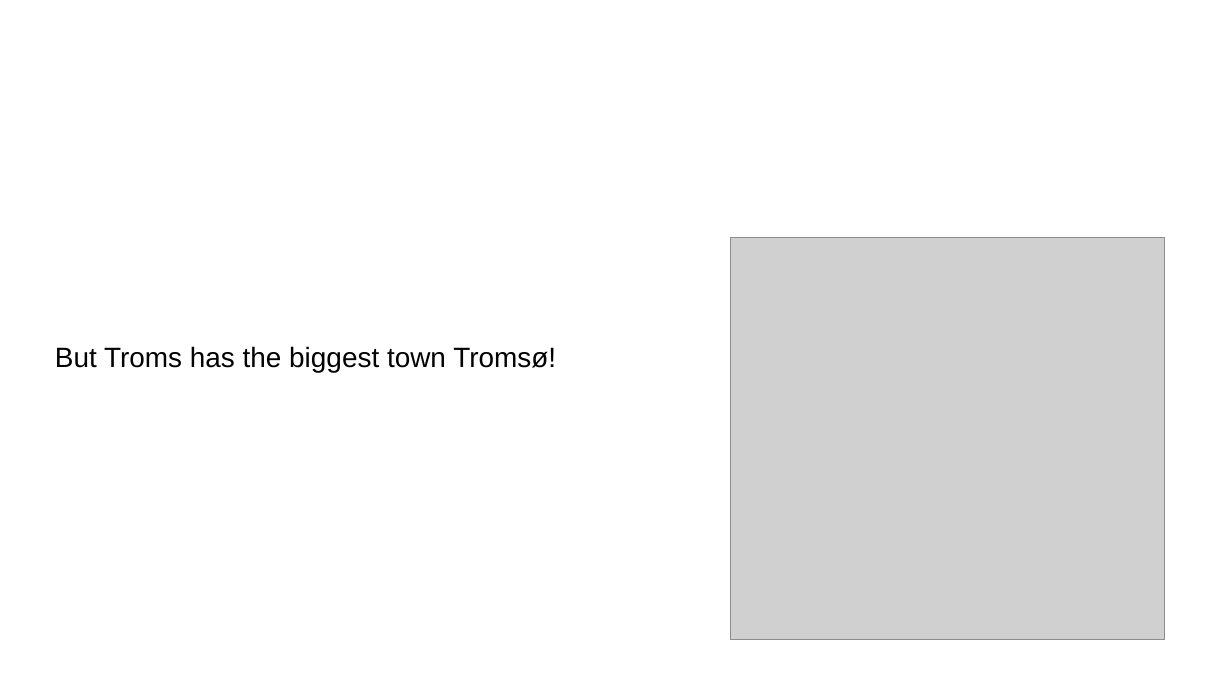
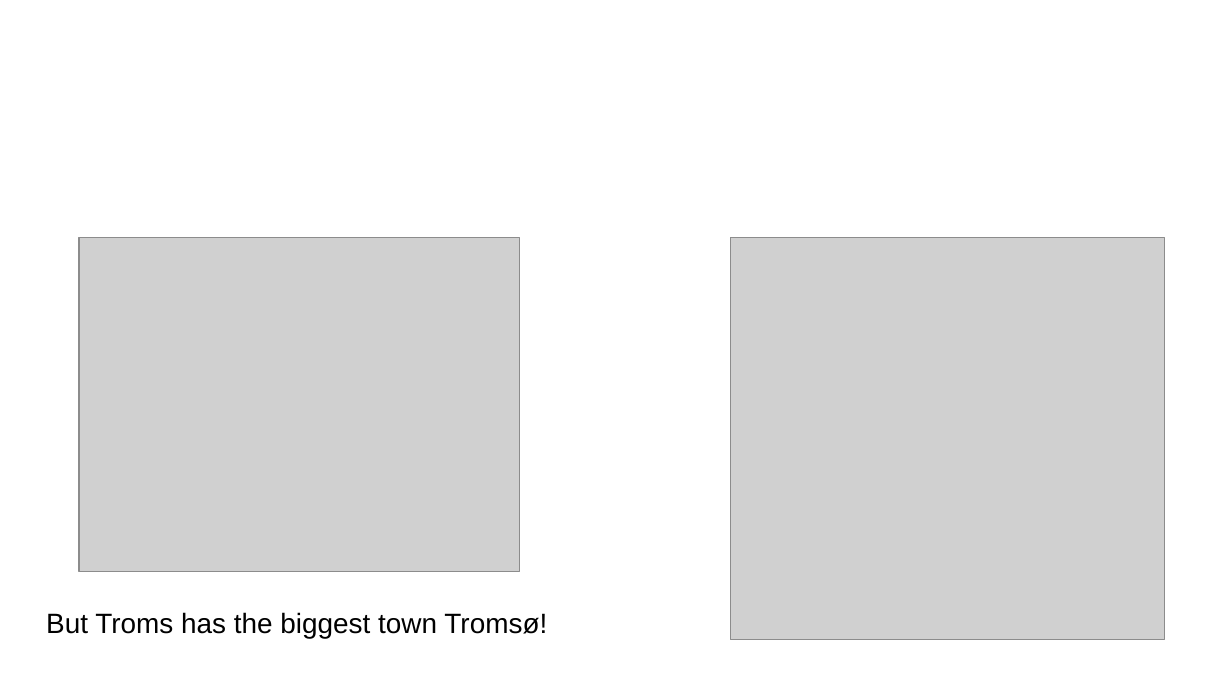
Before and after one commit to perhenrik90/Coursera_Capstone, a slide deck: slide 2 of presentasion.odp. Drawn at 1232x693 pixels with LibreOffice and Linux fonts; fonts in the diff are those of the drawing; grey boxes stand for pictures; background and template pictures are left out. Boxes give left, top, right and bottom in pixels: in the first picture for what was removed or moved away, otherwise in the second. Text is boxed around its words. In the diff, an @@ line names an element or a change of style, - is before the commit and + after.

Commit message:
updated the presentation

```diff
--- a/presentasion.odp
+++ b/presentasion.odp
@@ picture added at (79, 238, 520, 572) @@
@@ text "But Troms has the biggest ...": place and size @@
-text "But Troms has the biggest ..." at (55, 346, 556, 372)
+text "But Troms has the biggest ..." at (46, 612, 547, 638)
```
Also in this commit, not shown: 3 other slides changed, 3 slides added, 4 slides removed, 1 other file.
